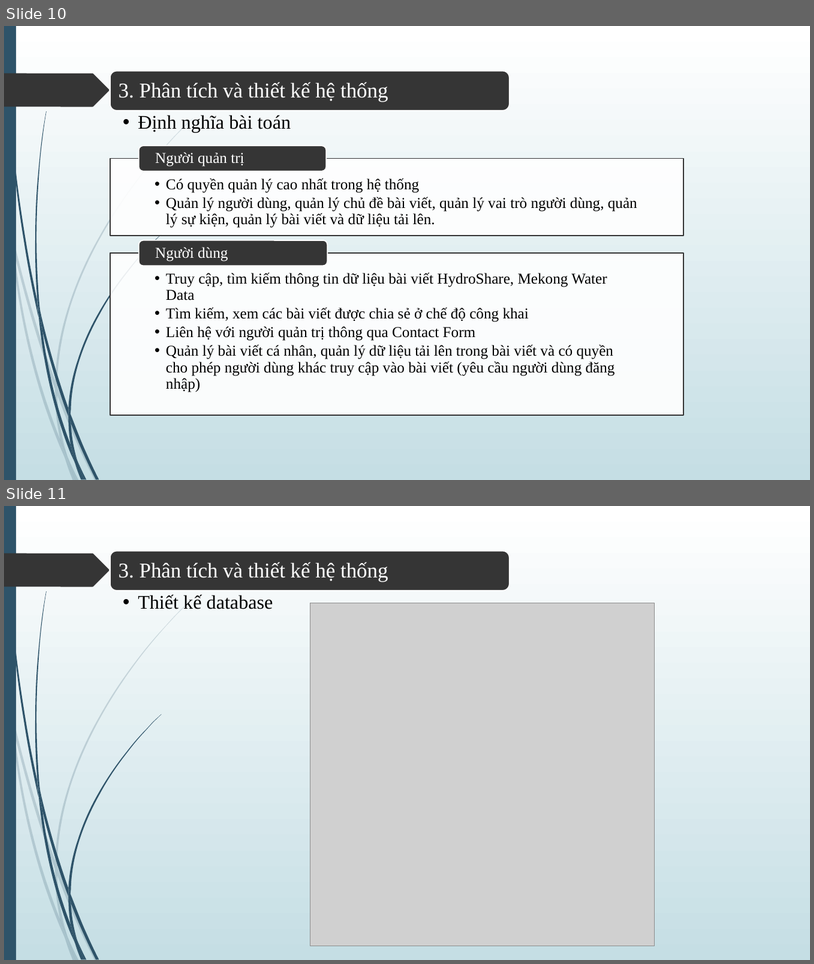
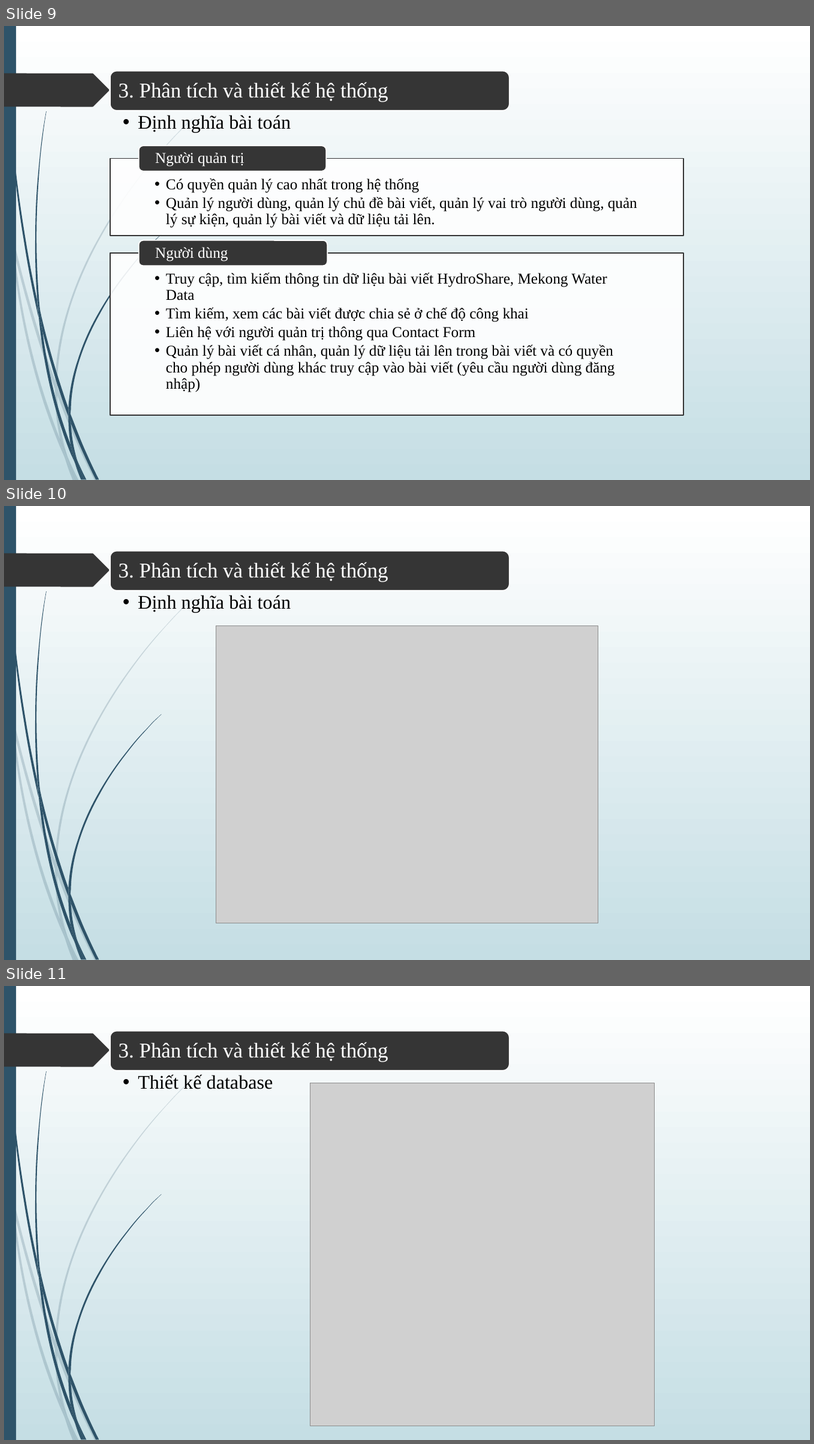
Before and after one commit to cuongdinh1507/doan, a slide deck: report/Slide_DATN_DinhVietCuong-new.pptx. Shown one above the other, each under a label of ours: slides 10 and 11 before the commit, slides 9, 10 and 11 after it. The pictures are 814x964 and 814x1444 pixels, drawn with LibreOffice and Linux fonts; fonts in the diff are those of the drawing; grey boxes stand for pictures. Boxes give left, top, right and bottom in pixels: in the first picture for what was removed or moved away, otherwise in the second. Text is boxed around its words. In the diff, an @@ line names an element or a change of style, - is before the commit and + after.

```diff
--- a/report/Slide_DATN_DinhVietCuong-new.pptx
+++ b/report/Slide_DATN_DinhVietCuong-new.pptx
@@ slide 10 added at <box>4,506,810,960</box>, background gradient #FFFFFF to #C5DEE5; not listed: 24 template elements that a slide beside it also shows @@
@@ rounded rectangle added at <box>110,551,510,591</box>, fill #353535, outline #FFFFFF 1.25 pt @@
@@ text added at <box>119,562,389,582</box>, 25 pt, text #FFFFFF @@
+3. Phân tích và thiết kế hệ thống
@@ text added at <box>138,595,291,613</box>, 23 pt, text #000000 @@
+  • Định nghĩa bài toán
@@ picture added at <box>216,626,598,923</box> @@
@@ what was slide 10 is now slide 9 @@
```
Also in this commit, not shown: 2 slides changed, 1 slide removed, 1 other file.
